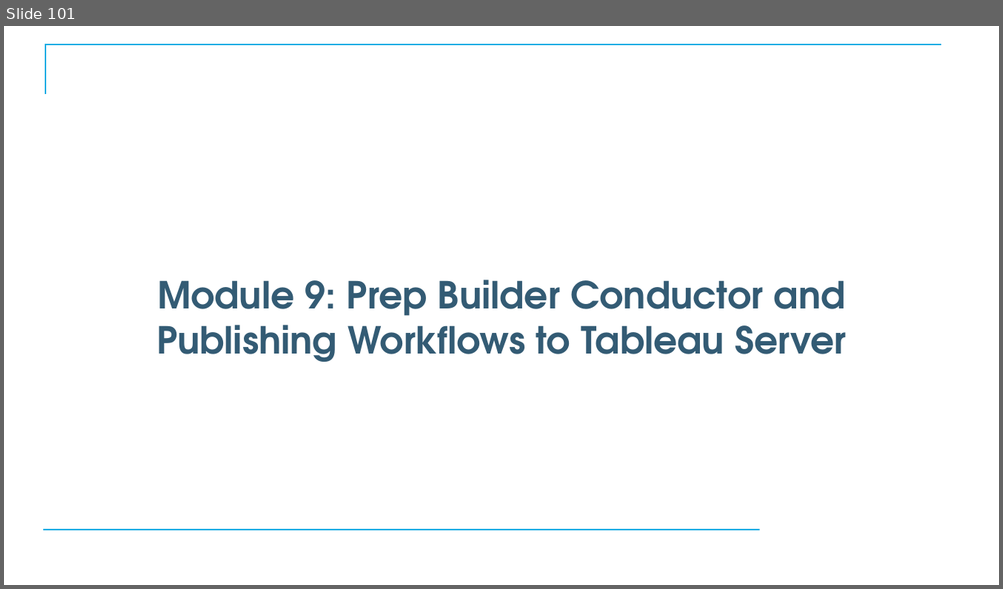
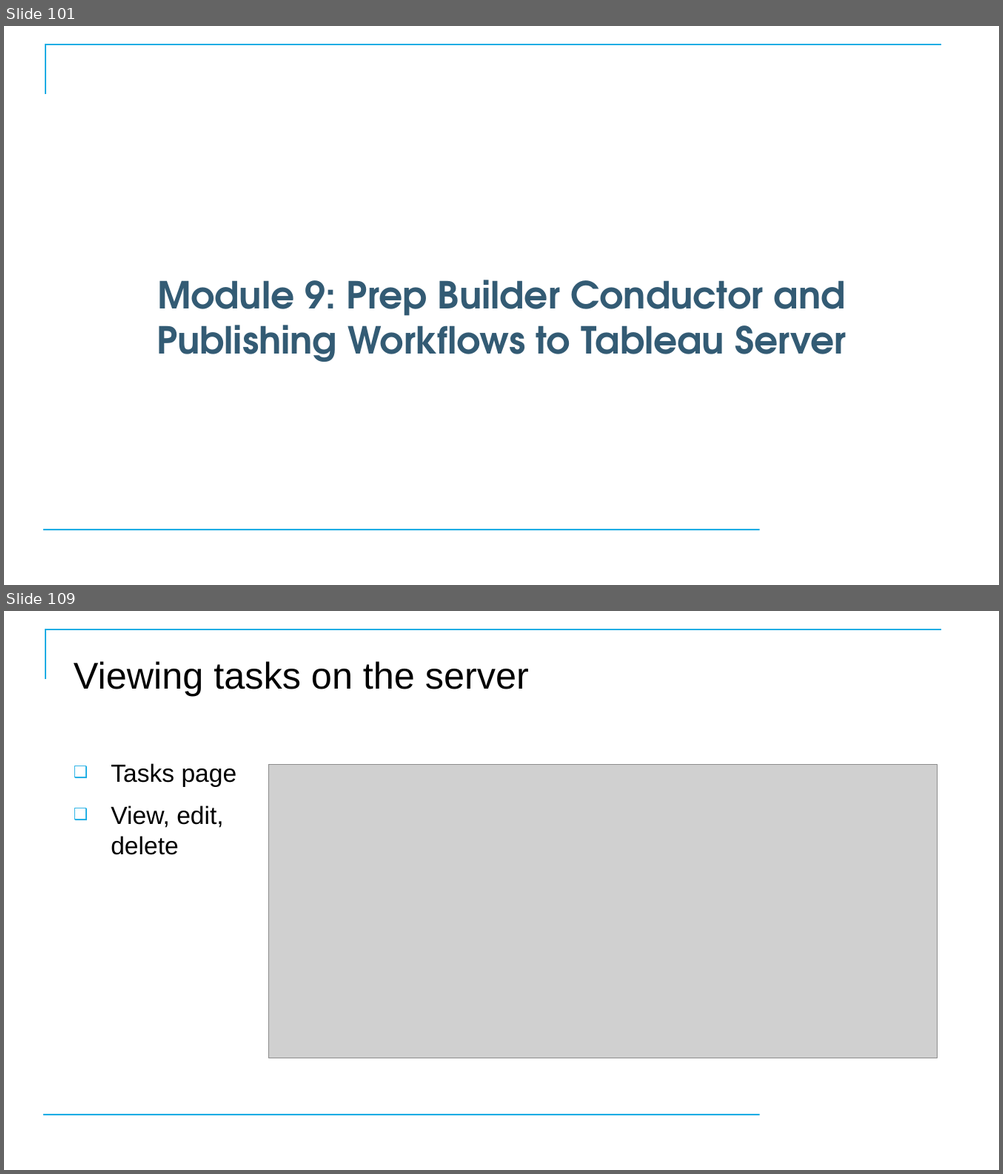
Before and after one commit to CostelloTechnicalConsulting/XTBP10---Tableau-Prep-Introduction, a slide deck: ppt/TableauPrepBuilderIntroV1_2.pptx. Shown one above the other, each under a label of ours: slide 101 before the commit, slides 101 and 109 after it; the slides between them are not shown. The pictures are 1003x589 and 1003x1174 pixels, drawn with LibreOffice and Linux fonts; fonts in the diff are those of the drawing; grey boxes stand for pictures; background and template pictures are left out. Boxes give left, top, right and bottom in pixels: in the first picture for what was removed or moved away, otherwise in the second. Text is boxed around its words. In the diff, an @@ line names an element or a change of style, - is before the commit and + after.

```diff
--- a/ppt/TableauPrepBuilderIntroV1_2.pptx
+++ b/ppt/TableauPrepBuilderIntroV1_2.pptx
@@ slide 109 added at <box>4,611,999,1170</box>, background #FFFFFF; not listed: 2 template elements that a slide beside it also shows @@
@@ title added at <box>74,661,529,696</box>, 36 pt, text #000000 @@
+Viewing tasks on the server
@@ text added at <box>111,763,237,855</box>, 24 pt, text #000000 @@
+❑ Tasks page
+❑ View, edit, delete
@@ picture added at <box>268,765,936,1059</box> @@
```
Also in this commit, not shown: 11 slides changed, 5 other slides added, 2 other files.
